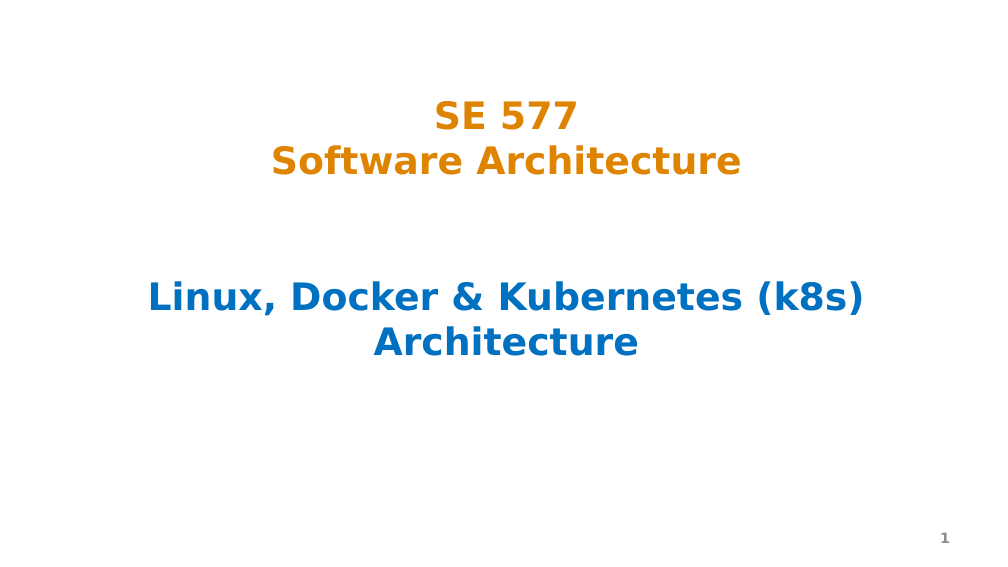
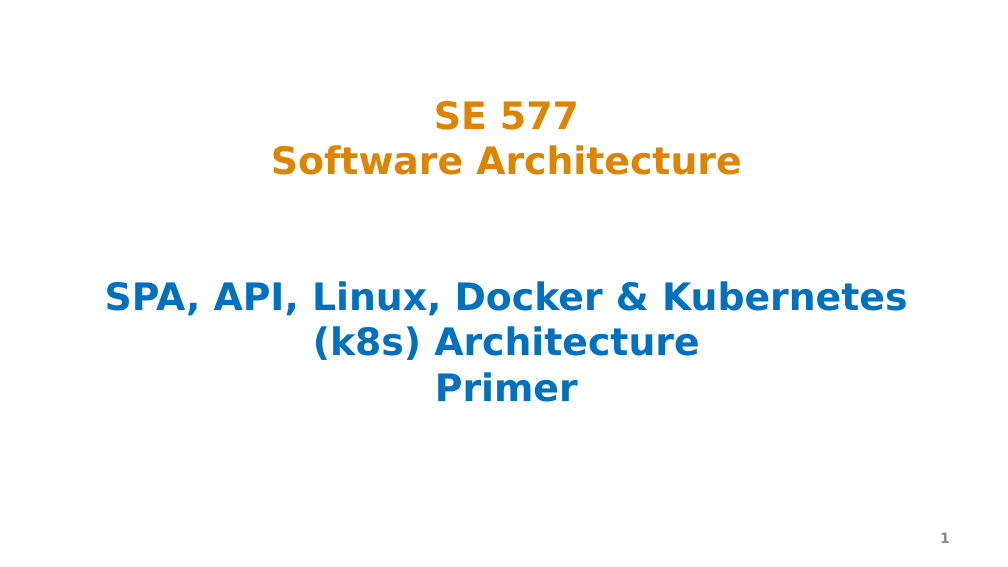
Before and after one commit to ArchitectingSoftware/SE577-SoftwareArchitecture, a slide deck: slide 1 of lectures/m7LinuxDockerK8sArchitecture.pptx. Drawn at 1008x567 pixels with LibreOffice and Linux fonts; fonts in the diff are those of the drawing. Boxes give left, top, right and bottom in pixels: in the first picture for what was removed or moved away, otherwise in the second. Text is boxed around its words. In the diff, an @@ line names an element or a change of style, - is before the commit and + after.

Commit message:
lecture updates

```diff
--- a/lectures/m7LinuxDockerK8sArchitecture.pptx
+++ b/lectures/m7LinuxDockerK8sArchitecture.pptx
@@ title at <box>105,101,907,402</box>: text changed @@
-SE 577
-Software Architecture
-Linux, Docker & Kubernetes (k8s) Architecture
+SE 577
+Software Architecture
+SPA, API, Linux, Docker & Kubernetes (k8s) Architecture
+Primer
```
Also in this commit, not shown: 1 other slide changed, 6 slides added, 1 other file.
